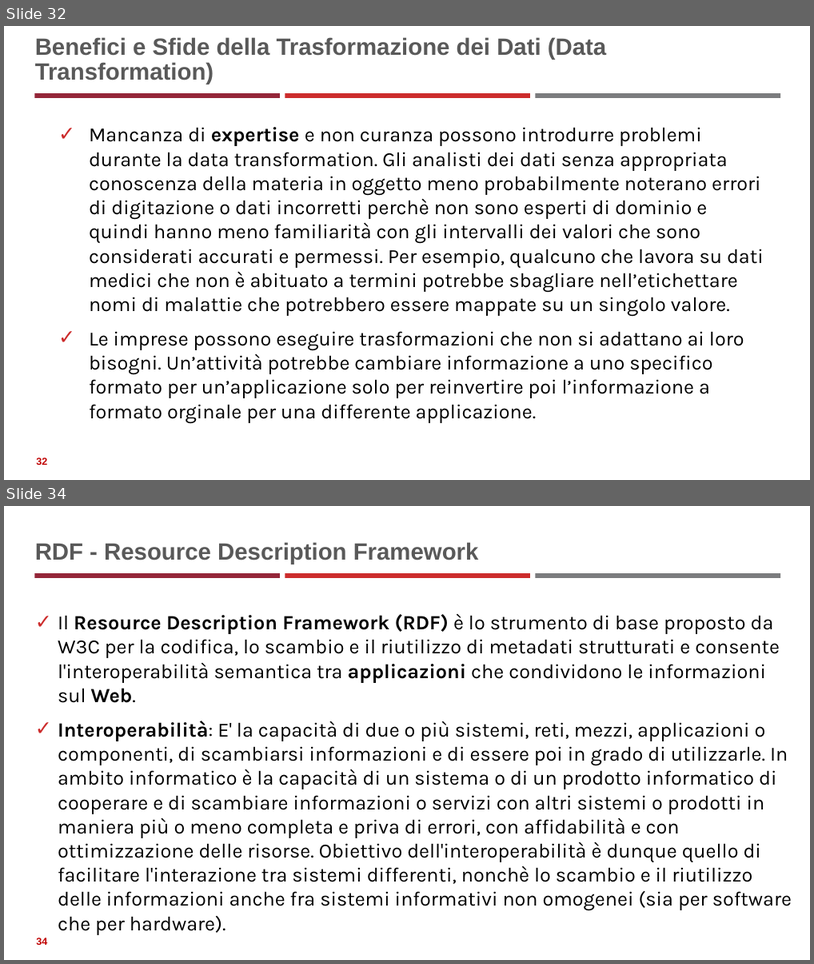
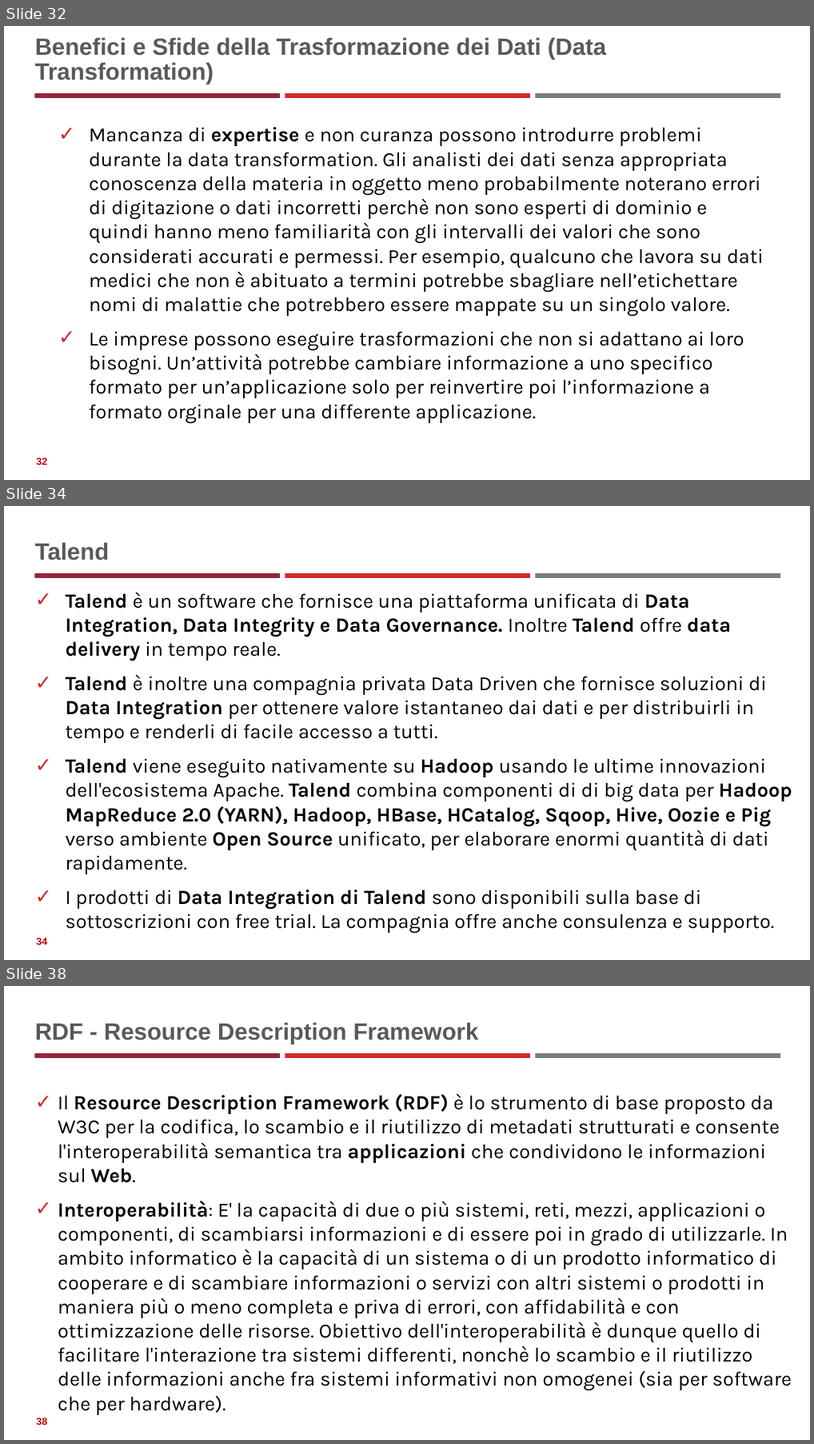
Before and after one commit to neural1977/data_science_interview_material, a slide deck: Data_Science_ita.pptx. Shown one above the other, each under a label of ours: slides 32 and 34 before the commit, slides 32, 34 and 38 after it; the slides between them are not shown. The pictures are 814x964 and 814x1444 pixels, drawn with LibreOffice and Linux fonts; fonts in the diff are those of the drawing. Boxes give left, top, right and bottom in pixels: in the first picture for what was removed or moved away, otherwise in the second. Text is boxed around its words. In the diff, an @@ line names an element or a change of style, - is before the commit and + after.

```diff
--- a/Data_Science_ita.pptx
+++ b/Data_Science_ita.pptx
@@ slide 34 added at [4, 506, 810, 960], background #FFFFFF; not listed: 3 template elements that a slide beside it also shows @@
@@ title added at [35, 542, 109, 560], 28 pt, text #595959, bold @@
+Talend
@@ text added at [66, 592, 793, 933], 24 pt, text #000000 @@
+✓ Talend è un software che fornisce una piattaforma unificata di Data Integration, Data Integrity e Data Governance. Inoltre Talend offre data delivery in tempo reale.
+✓ Talend è inoltre una compagnia privata Data Driven che fornisce soluzioni di Data Integration per ottenere valore istantaneo dai dati e per distribuirli in tempo e renderli di facile accesso a tutti.
+✓ Talend viene eseguito nativamente su Hadoop usando le ultime innovazioni dell'ecosistema Apache. Talend combina componenti di di big data per Hadoop MapReduce 2.0 (YARN), Hadoop, HBase, HCatalog, Sqoop, Hive, Oozie e Pig verso ambiente Open Source unificato, per elaborare enormi quantità di dati rapidamente.
+✓ I prodotti di Data Integration di Talend sono disponibili sulla base di sottoscrizioni con free trial. La compagnia offre anche consulenza e supporto.
@@ page number added at [36, 937, 47, 944], 12 pt, text #C00000, bold @@
+34
@@ what was slide 34 is now slide 38 @@
@@ page number at [36, 1417, 47, 1424]: text changed @@
-34
+38
```
Also in this commit, not shown: 1 slide changed, 3 other slides added, 2 other files.
